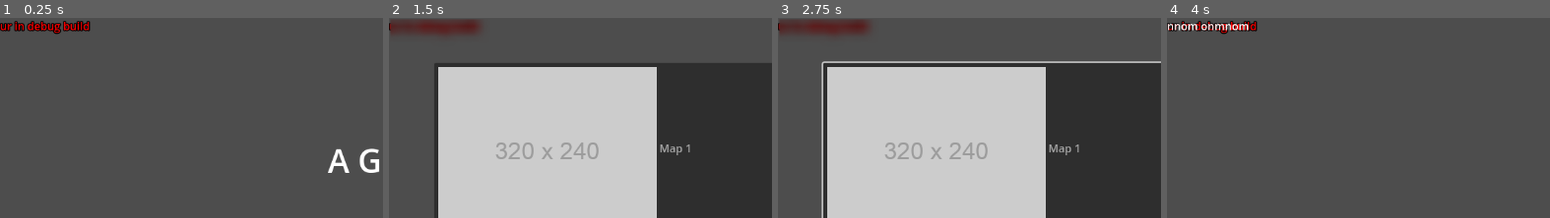
Above: before the commit, frames 1-4 (left to right).
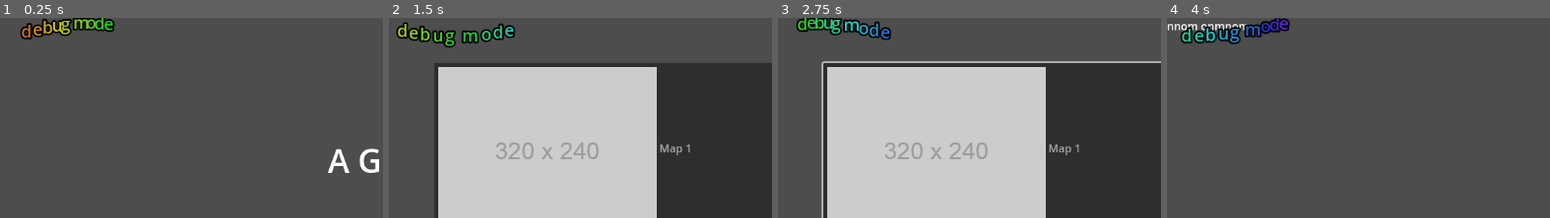
Above: after the commit, the same moments.

Repository: EpiclyRaspberry/a-game
Game: Godot game, scene res://main.tscn
Same seed, same stepped clock (60 frames per second), same inputs: the game is played once before the commit and once after it.
Inputs (mouse positions are % of the whole screen's width and height, from its top left):
- Up to frame 1 (0.25 s): no input
- Up to frame 2 (1.5 s): click "Play" at 0.5 s; tap Enter (ui_accept) at 1.25 s; move the mouse to (74, 50) at 1.27 s; hold D (right) from 1.28 s (still down); hold Ctrl (crouch) from 1.28 s (still down)
- Up to frame 3 (2.75 s): tap Enter (ui_accept) at 1.52, 2.27 s; move the mouse to (31, 61) at 2.02 s; release D (right) at 2.03 s; release Ctrl (crouch) at 2.03 s; hold S (back) from 2.03 s (still down); click (31, 61) at 2.1 s
- Up to frame 4 (4 s): release S (back) at 2.75 s; click "Play [map]" at 2.75 s; move the mouse to (62, 31) at 3.52 s; hold D (right) from 3.53 s (still down); hold Ctrl (crouch) from 3.53 s (still down)
The pictures show only the part of the screen within x 0-50%, y 0-50%; the shares and areas given below are measured in that part.

The runs differ from the first frame. In frame 1, 1.9% of the frame differs, in the area x 0-31%, y 0-11%; in frame 2, 2.8%, in the area x 0-33%, y 0-15%; in frame 3, 2.0%; in frame 4, 2.3%.
Error in both runs: Cannot call method 'get_path' on a null value. (res://internal/mapselector.gd:22)

Commit message:
gay update

Diff:
--- a/internal/indicator/debug/debug.gd
+++ b/internal/indicator/debug/debug.gd
@@ -1,4 +1,4 @@
-extends Control
+extends CanvasLayer
 
 func _ready():
 	if OS.is_debug_build():
--- a/internal/indicator/debug/debug.tscn
+++ b/internal/indicator/debug/debug.tscn
@@ -1,28 +1,17 @@
-[gd_scene load_steps=3 format=3 uid="uid://b1oyygl1vdtmd"]
+[gd_scene load_steps=2 format=3 uid="uid://b1oyygl1vdtmd"]
 
 [ext_resource type="Script" path="res://internal/indicator/debug/debug.gd" id="1_6tvod"]
 
-[sub_resource type="LabelSettings" id="LabelSettings_xsmlj"]
-font_color = Color(1, 0, 0, 1)
-outline_size = 6
-outline_color = Color(0, 0, 0, 1)
-
-[node name="debug" type="Control"]
+[node name="debug" type="CanvasLayer"]
 visible = false
-layout_mode = 3
-anchors_preset = 15
-anchor_right = 1.0
-anchor_bottom = 1.0
-grow_horizontal = 2
-grow_vertical = 2
 script = ExtResource("1_6tvod")
 
-[node name="Label" type="Label" parent="."]
-layout_mode = 1
-anchors_preset = -1
-anchor_right = 0.115
-anchor_bottom = 0.04
-offset_right = -92.48
-offset_bottom = -2.92
-text = "ur in debug build"
-label_settings = SubResource("LabelSettings_xsmlj")
+[node name="RichTextLabel" type="RichTextLabel" parent="."]
+offset_top = -1.0
+offset_right = 235.0
+offset_bottom = 75.0
+bbcode_enabled = true
+text = "[left] [outline_color=black] [outline_size=10][font size=25] [rainbow freq=0.1] [tornado freq=3]debug mode[/tornado] [/rainbow] [/font] [/outline_size] [/outline_color] [/left]"
+fit_content = true
+scroll_active = false
+autowrap_mode = 0
